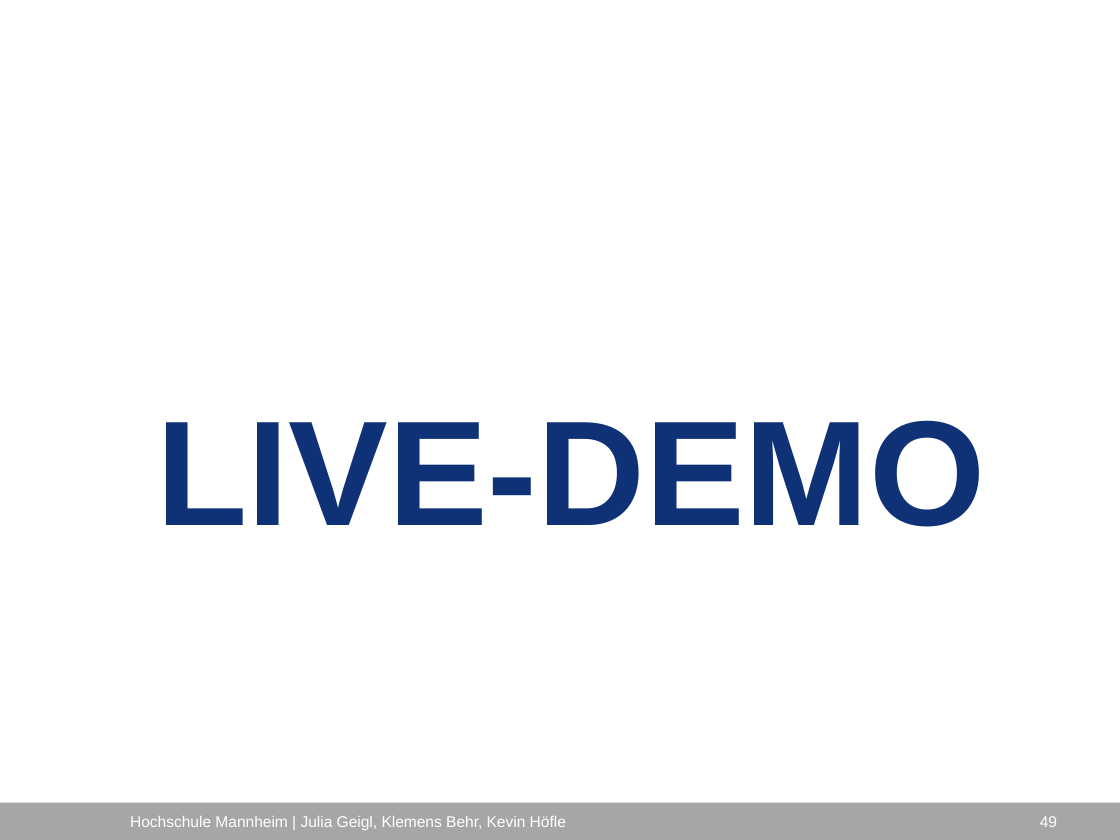
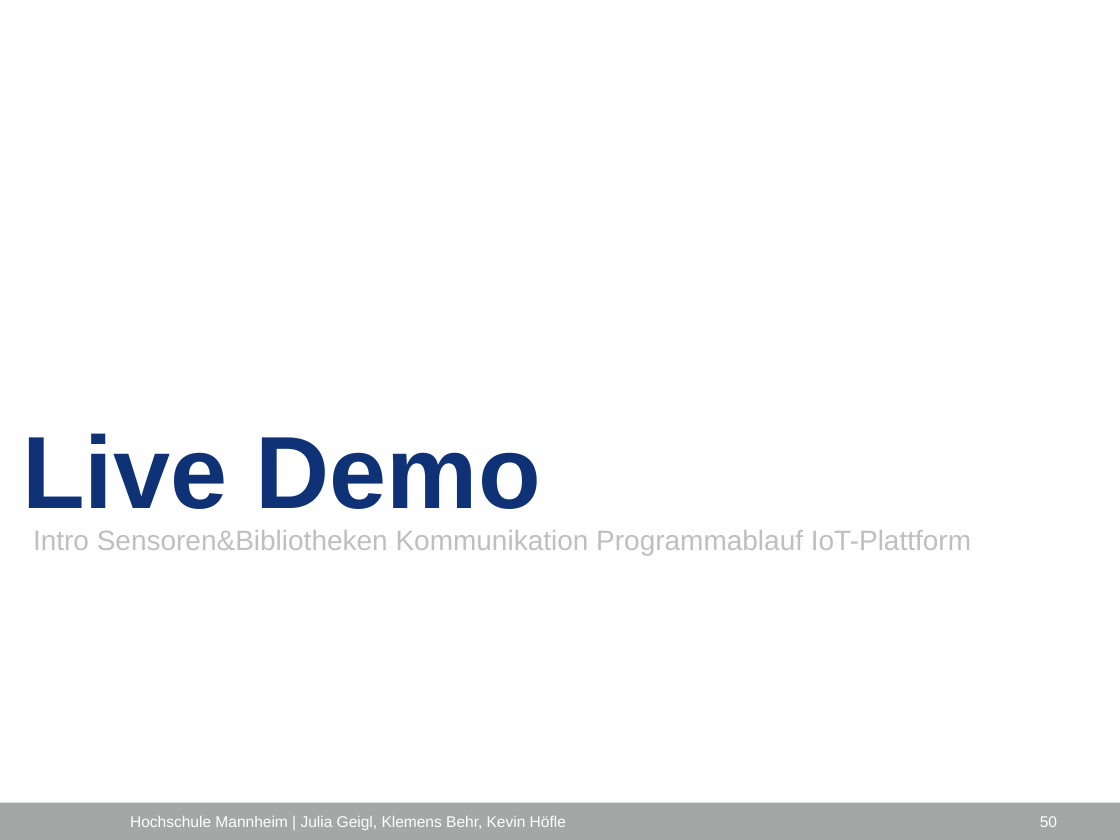
Before and after one commit to ProjektlaborEmbeddedSecurity/Presentation, a slide deck: slide 50 of PES_FH_VERS.pptx (slide 49 before the commit). Drawn at 1120x840 pixels with LibreOffice and Linux fonts; fonts in the diff are those of the drawing; background and template pictures are left out. Boxes give left, top, right and bottom in pixels: in the first picture for what was removed or moved away, otherwise in the second. Text is boxed around its words. In the diff, an @@ line names an element or a change of style, - is before the commit and + after.

```diff
--- a/PES_FH_VERS.pptx
+++ b/PES_FH_VERS.pptx
@@ title at (x1=22, y1=433, x2=541, y2=509): text changed; size 96 to 66 pt @@
-LIVE-DEMO
+Live Demo
@@ text added at (x1=33, y1=530, x2=971, y2=555), 18 pt, text #BFBFBF @@
+Intro Sensoren&Bibliotheken Kommunikation Programmablauf IoT-Plattform
@@ page number at (x1=1040, y1=816, x2=1057, y2=827): text changed @@
-49
+50
```
Also in this commit, not shown: 15 other slides changed, 1 slide added.
